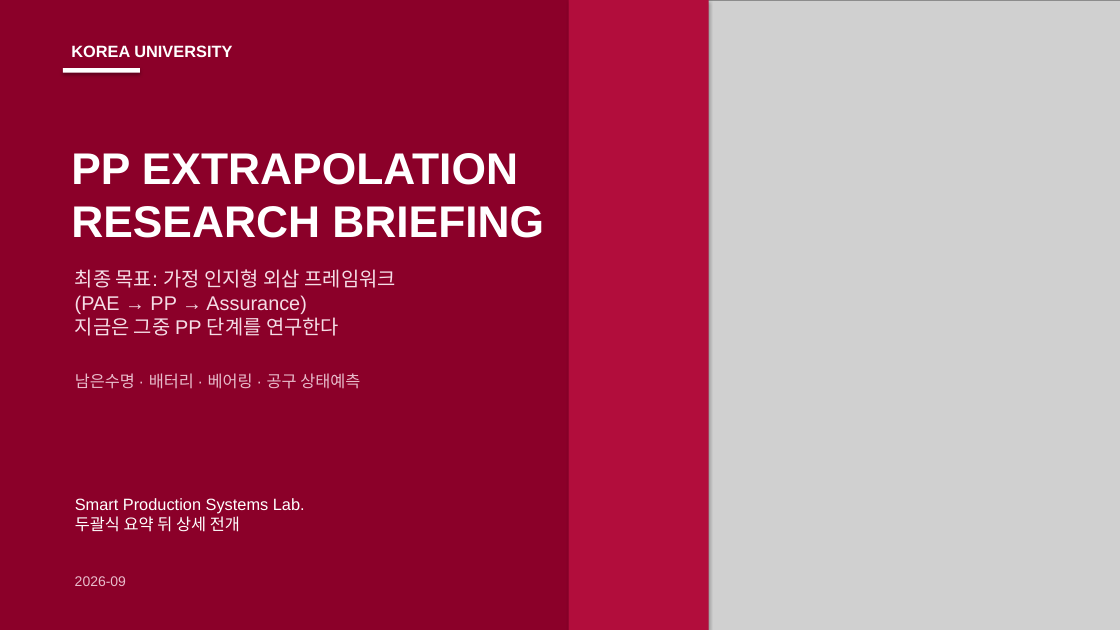
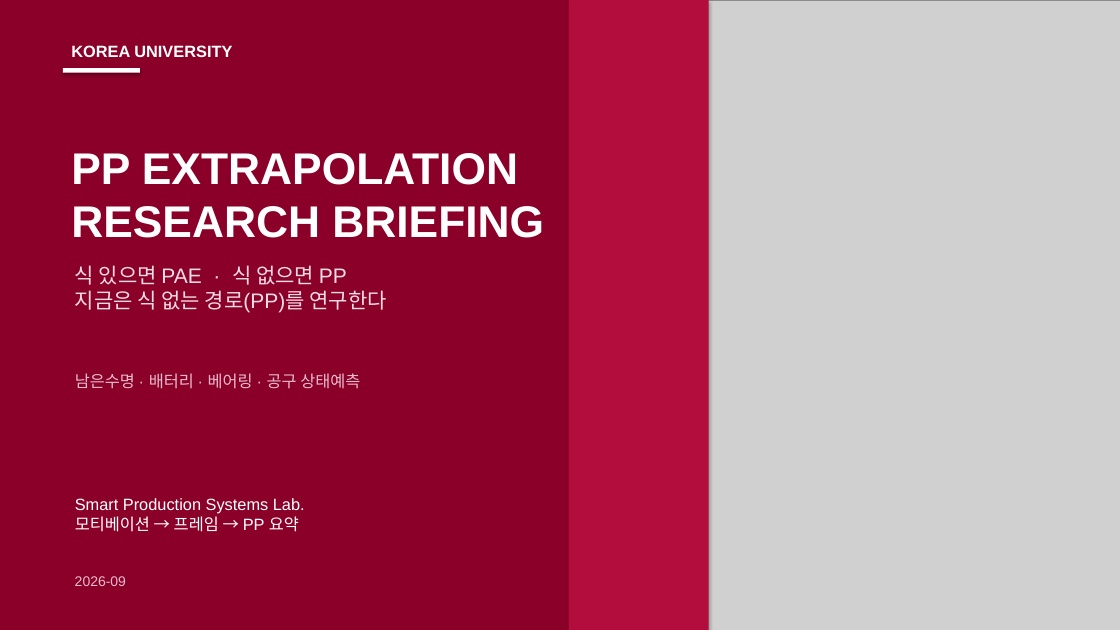
Before and after one commit to amumujs-create/pp_pae_total, a slide deck: slide 1 of output/PP_Research_Detailed_v2.pptx. Drawn at 1120x630 pixels with LibreOffice and Linux fonts; fonts in the diff are those of the drawing; grey boxes stand for pictures. Boxes give left, top, right and bottom in pixels: in the first picture for what was removed or moved away, otherwise in the second. Text is boxed around its words. In the diff, an @@ line names an element or a change of style, - is before the commit and + after.

```diff
--- a/output/PP_Research_Detailed_v2.pptx
+++ b/output/PP_Research_Detailed_v2.pptx
@@ text at (x1=75, y1=265, x2=386, y2=313): text changed; size 17 to 18 pt @@
-최종 목표: 가정 인지형 외삽 프레임워크
-(PAE → PP → Assurance)
-지금은 그중 PP 단계를 연구한다
+식 있으면 PAE · 식 없으면 PP
+지금은 식 없는 경로(PP)를 연구한다
@@ text at (x1=75, y1=513, x2=299, y2=532): text changed @@
-두괄식 요약 뒤 상세 전개
+모티베이션 → 프레임 → PP 요약
```
Also in this commit, not shown: 64 other slides changed, 3 slides added, 2 slides removed, 1 other file.
